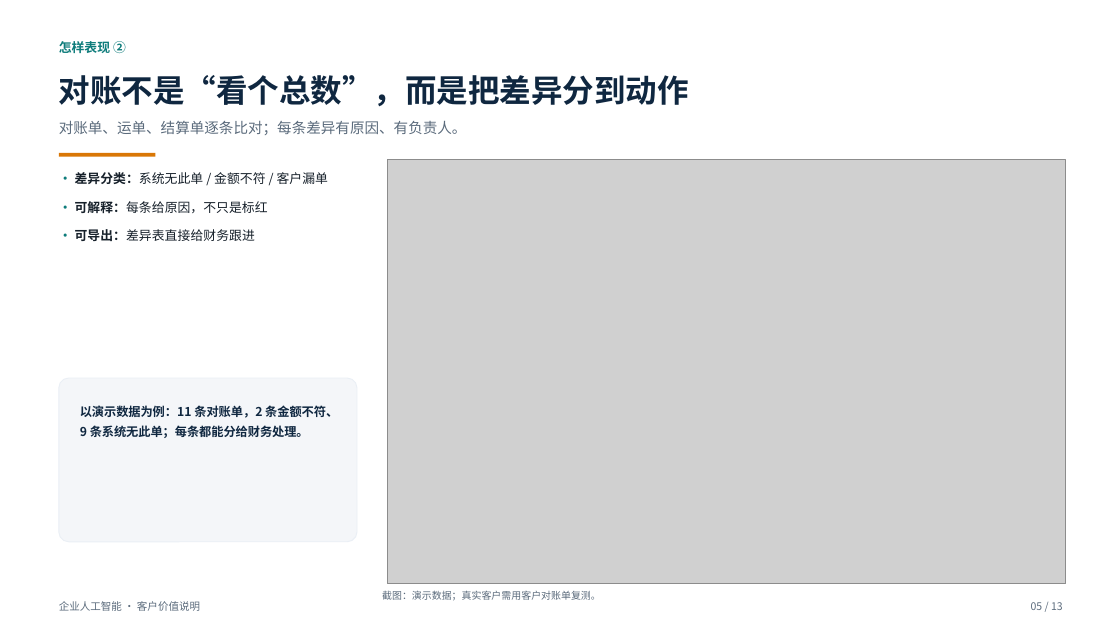
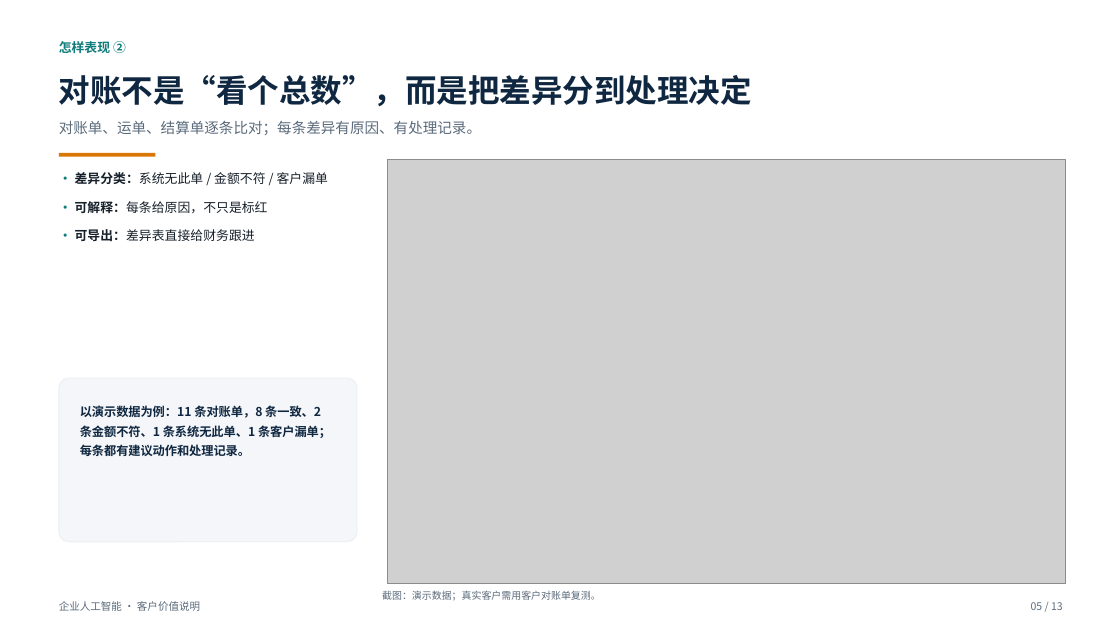
Before and after one commit to roma007/Enterprise-AI, a slide deck: slide 5 of 会客包/reports/客户老板版_系统能力介绍_2026-11-05.pptx. Drawn at 1120x630 pixels with LibreOffice and Linux fonts; fonts in the diff are those of the drawing; grey boxes stand for pictures. Boxes give left, top, right and bottom in pixels: in the first picture for what was removed or moved away, otherwise in the second. Text is boxed around its words. In the diff, an @@ line names an element or a change of style, - is before the commit and + after.

Commit message:
docs(report): 校正对账页文案与演示数据 [AI-29]

```diff
--- a/会客包/reports/客户老板版_系统能力介绍_2026-11-05.pptx
+++ b/会客包/reports/客户老板版_系统能力介绍_2026-11-05.pptx
@@ text at (59, 75, 752, 106): text changed @@
-对账不是“看个总数”，而是把差异分到动作
+对账不是“看个总数”，而是把差异分到处理决定
@@ text at (59, 120, 481, 135): text changed @@
-对账单、运单、结算单逐条比对；每条差异有原因、有负责人。
+对账单、运单、结算单逐条比对；每条差异有原因、有处理记录。
@@ text at (80, 405, 331, 456): text changed @@
-以演示数据为例：11 条对账单，2 条金额不符、9 条系统无此单；每条都能分给财务处理。
+以演示数据为例：11 条对账单，8 条一致、2 条金额不符、1 条系统无此单、1 条客户漏单；每条都有建议动作和处理记录。
```
Also in this commit, not shown: 6 other files.
